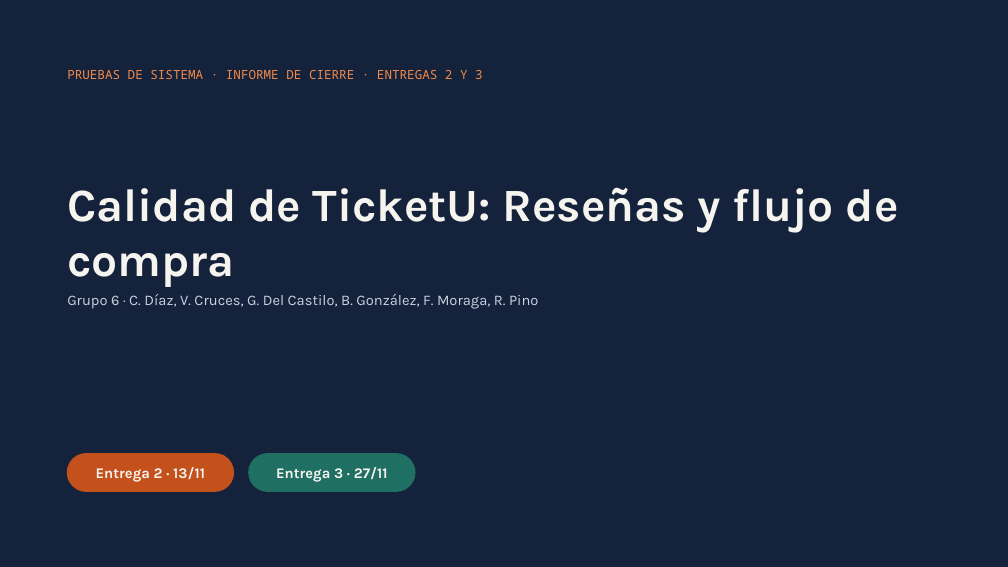
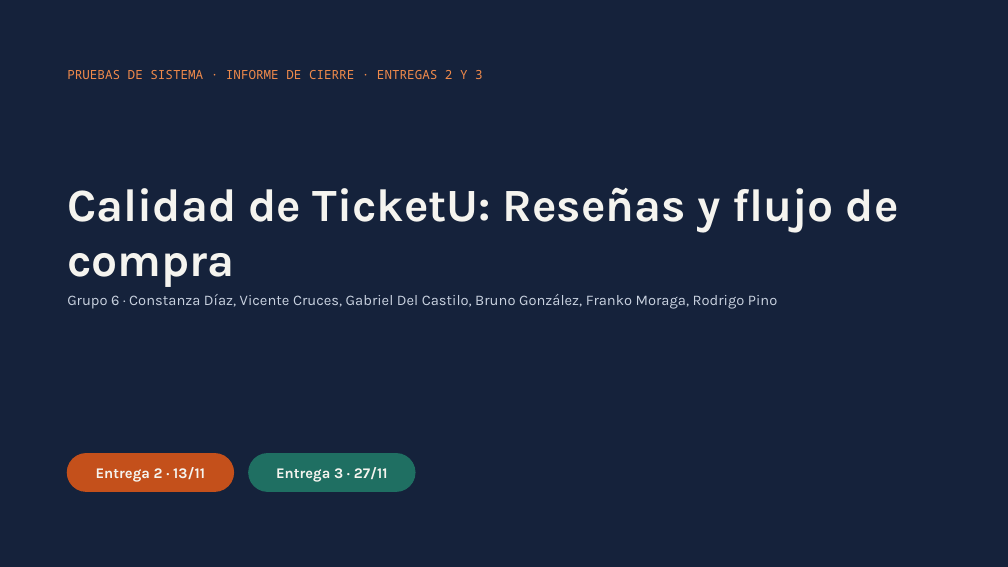
Before and after one commit to constanzadiaz03/PruebasdeSistemas-TicketU, a slide deck: slide 1 of document/Presentacion_Entrega3_Grupo6.pptx. Drawn at 1008x567 pixels with LibreOffice and Linux fonts; fonts in the diff are those of the drawing. Boxes give left, top, right and bottom in pixels: in the first picture for what was removed or moved away, otherwise in the second. Text is boxed around its words. In the diff, an @@ line names an element or a change of style, - is before the commit and + after.

```diff
--- a/document/Presentacion_Entrega3_Grupo6.pptx
+++ b/document/Presentacion_Entrega3_Grupo6.pptx
@@ text at (67,294,777,309): text changed @@
-Grupo 6 · C. Díaz, V. Cruces, G. Del Castilo, B. González, F. Moraga, R. Pino
+Grupo 6 · Constanza Díaz, Vicente Cruces, Gabriel Del Castilo, Bruno González, Franko Moraga, Rodrigo Pino
```
Also in this commit, not shown: 4 other slides changed.
